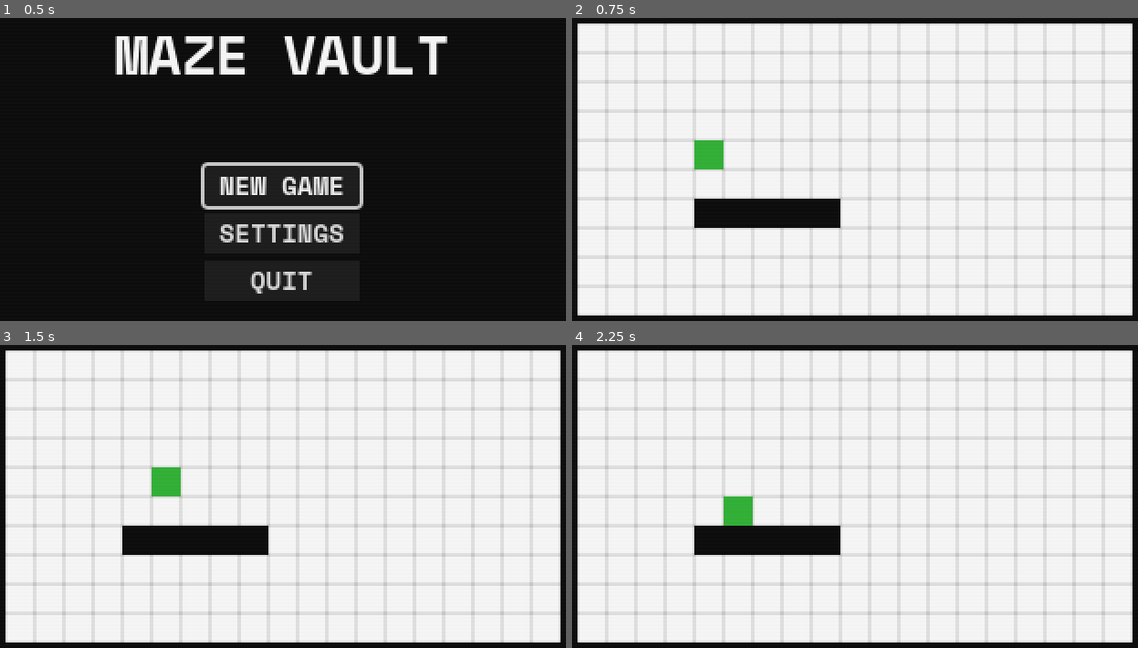
Above: before the commit, frames 1-4 (two rows, left to right).
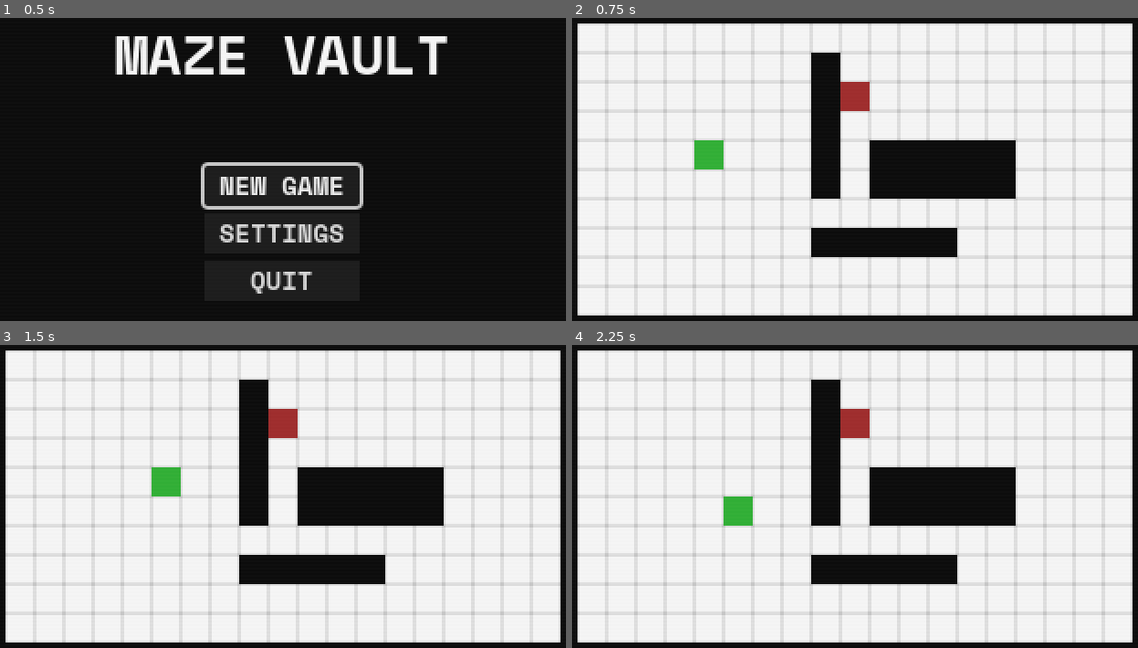
Above: after the commit, the same moments.

Repository: daredakke/maze-vault
Game: Godot game, scene res://scenes/game.tscn
Same seed, same stepped clock (60 frames per second), same inputs: the game is played once before the commit and once after it.
Inputs:
- Up to frame 1 (0.5 s): no input
- Up to frame 2 (0.75 s): click "NEW GAME" at 0.5 s
- Up to frame 3 (1.5 s): tap Enter (ui_accept) at 1.25 s; hold Right (right) from 1.28 s (still down)
- Up to frame 4 (2.25 s): tap Enter (ui_accept) at 1.52, 2 s; release Right (right) at 2.03 s; hold Down (down) from 2.03 s (still down)

Frame 1 is identical in both runs. In frame 2, 13% of the frame differs, in the area x 21-79%, y 11-79%; in frame 3, 13%; in frame 4, 13%.

Commit message:
Robot searches for player

Diff:
--- a/project.godot
+++ b/project.godot
@@ -18,6 +18,7 @@
 [autoload]
 
 Global="*res://scripts/autoload/global.gd"
+EventBus="*res://scripts/autoload/event_bus.gd"
 
 [display]
 
--- a/scenes/game.tscn
+++ b/scenes/game.tscn
@@ -7,6 +7,7 @@
 [ext_resource type="PackedScene" uid="uid://bh36j4ina3tjr" path="res://scenes/wall.tscn" id="5_b62s1"]
 [ext_resource type="Texture2D" uid="uid://q64fopn2ht18" path="res://assets/tiled-grid.png" id="5_d5hoy"]
 [ext_resource type="PackedScene" uid="uid://ciaf6xdrrx2v4" path="res://scenes/player.tscn" id="7_wynie"]
+[ext_resource type="PackedScene" uid="uid://c2uip3188o5lx" path="res://scenes/robot.tscn" id="8_30d8c"]
 
 [node name="Game" type="Node2D"]
 process_mode = 3
@@ -63,10 +64,25 @@
 scale = Vector2(20, 1)
 
 [node name="Wall5" parent="Level/LevelTest/Walls" instance=ExtResource("5_b62s1")]
-position = Vector2(112, 112)
+position = Vector2(176, 128)
 scale = Vector2(5, 1)
+
+[node name="Wall6" parent="Level/LevelTest/Walls" instance=ExtResource("5_b62s1")]
+position = Vector2(208, 80)
+scale = Vector2(5, 1)
+
+[node name="Wall8" parent="Level/LevelTest/Walls" instance=ExtResource("5_b62s1")]
+position = Vector2(208, 96)
+scale = Vector2(5, 1)
+
+[node name="Wall7" parent="Level/LevelTest/Walls" instance=ExtResource("5_b62s1")]
+position = Vector2(144, 64)
+scale = Vector2(1, 5)
 
 [node name="Entities" type="Node2D" parent="Level/LevelTest"]
 
 [node name="Player" parent="Level/LevelTest/Entities" instance=ExtResource("7_wynie")]
 position = Vector2(80, 80)
+
+[node name="Robot" parent="Level/LevelTest/Entities" instance=ExtResource("8_30d8c")]
+position = Vector2(160, 48)
--- a/scenes/player.tscn
+++ b/scenes/player.tscn
@@ -5,9 +5,10 @@
 
 [sub_resource type="RectangleShape2D" id="RectangleShape2D_wp5ws"]
 
-[node name="Player" type="Area2D" node_paths=PackedStringArray("raycast")]
+[node name="Player" type="Area2D" node_paths=PackedStringArray("collision_ray") groups=["player"]]
 script = ExtResource("1_sidmr")
-raycast = NodePath("RayCast2D")
+is_player = true
+collision_ray = NodePath("CollisionRay")
 
 [node name="Sprite2D" type="Sprite2D" parent="."]
 modulate = Color(0.160784, 0.701961, 0.180392, 1)
@@ -17,4 +18,6 @@
 scale = Vector2(0.8, 0.8)
 shape = SubResource("RectangleShape2D_wp5ws")
 
-[node name="RayCast2D" type="RayCast2D" parent="."]
+[node name="CollisionRay" type="RayCast2D" parent="."]
+target_position = Vector2(0, 0)
+collide_with_areas = true
--- /dev/null
+++ b/scenes/robot.tscn
@@ -0,0 +1,31 @@
+[gd_scene load_steps=4 format=3 uid="uid://c2uip3188o5lx"]
+
+[ext_resource type="Script" path="res://scripts/robot.gd" id="1_27bsu"]
+[ext_resource type="Texture2D" uid="uid://cvtdjtmyenki0" path="res://assets/square-white-16.png" id="2_8mobu"]
+
+[sub_resource type="RectangleShape2D" id="RectangleShape2D_dixpw"]
+
+[node name="Robot" type="Area2D" node_paths=PackedStringArray("player_ray", "collision_ray")]
+script = ExtResource("1_27bsu")
+player_ray = NodePath("PlayerRay")
+collision_ray = NodePath("CollisionRay")
+
+[node name="Sprite2D" type="Sprite2D" parent="."]
+modulate = Color(0.631373, 0.141176, 0.141176, 1)
+texture = ExtResource("2_8mobu")
+
+[node name="CollisionShape2D" type="CollisionShape2D" parent="."]
+scale = Vector2(0.8, 0.8)
+shape = SubResource("RectangleShape2D_dixpw")
+
+[node name="CollisionRay" type="RayCast2D" parent="."]
+target_position = Vector2(0, 0)
+collide_with_areas = true
+
+[node name="PlayerRay" type="RayCast2D" parent="."]
+target_position = Vector2(0, 0)
+collide_with_areas = true
+
+[node name="SearchDelay" type="Timer" parent="."]
+wait_time = 0.05
+one_shot = true
--- /dev/null
+++ b/scripts/autoload/event_bus.gd
@@ -0,0 +1,4 @@
+extends Node
+
+
+signal player_moved
--- a/scripts/entity.gd
+++ b/scripts/entity.gd
@@ -4,28 +4,32 @@
 
 const GRID_SIZE: int = 16
 
-@export var raycast: RayCast2D
+@export var is_player: bool = false
+@export var collision_ray: RayCast2D
 
-var is_controlled: bool = false
+var directions: Dictionary = {
+	"right": Vector2.RIGHT,
+	"down": Vector2.DOWN,
+	"left": Vector2.LEFT,
+	"up": Vector2.UP,
+}
 
 
 func _process(_delta: float) -> void:
-	if is_controlled:
-		if Input.is_action_just_pressed("right"):
-			_move(Vector2.RIGHT)
-		elif Input.is_action_just_pressed("down"):
-			_move(Vector2.DOWN)
-		elif Input.is_action_just_pressed("left"):
-			_move(Vector2.LEFT)
-		elif Input.is_action_just_pressed("up"):
-			_move(Vector2.UP)
+	for dir in directions.keys():
+		if Input.is_action_just_pressed(dir):
+			if is_player:
+				_move(directions[dir])
+				EventBus.player_moved.emit()
+			else:
+				call_deferred("_move", directions[dir])
 
 
 func _move(dir: Vector2) -> void:
-	raycast.target_position = dir * GRID_SIZE
-	raycast.force_raycast_update()
+	collision_ray.target_position = dir * GRID_SIZE
+	collision_ray.force_raycast_update()
 
-	if not raycast.is_colliding():
+	if not collision_ray.is_colliding():
 		position += dir * GRID_SIZE
 	else:
-		print(raycast.get_collider())
+		print_debug(collision_ray.get_collider())
--- a/scripts/player.gd
+++ b/scripts/player.gd
@@ -2,9 +2,5 @@
 extends Entity
 
 
-func _ready() -> void:
-	is_controlled = true
-
-
 func _process(_delta: float) -> void:
 	super._process(_delta)
--- /dev/null
+++ b/scripts/robot.gd
@@ -0,0 +1,60 @@
+class_name Robot
+extends Entity
+
+
+@export var player_ray: RayCast2D
+
+var is_controlled: bool = false
+var _collider = null
+var _count: int = 1
+var _last_player_direction: Vector2
+var _steps_to_move: int = 0
+
+@onready var search_delay: Timer = $SearchDelay
+
+
+func _ready() -> void:
+	EventBus.player_moved.connect(_delay_search)
+	search_delay.timeout.connect(_look_for_player)
+
+
+func _process(_delta: float) -> void:
+	if is_controlled:
+		super._process(_delta)
+		return
+
+
+# Wait before searching so the robot moves after the player does
+func _delay_search() -> void:
+	search_delay.start()
+
+
+func _look_for_player() -> void:
+	if is_controlled:
+		return
+
+	for dir in directions:
+		while true:
+			player_ray.target_position = directions[dir] * (GRID_SIZE * _count)
+			player_ray.force_raycast_update()
+
+			_collider = player_ray.get_collider()
+			_count += 1
+
+			if not _collider:
+				continue
+
+			if _collider.is_in_group("wall"):
+				_count = 1
+				break
+
+			if _collider.is_in_group("player"):
+				_steps_to_move = _count - 2
+				_count = 1
+				_last_player_direction = directions[dir]
+				position += _last_player_direction * GRID_SIZE
+				return
+
+	if _steps_to_move > 0:
+		position += _last_player_direction * GRID_SIZE
+		_steps_to_move -= 1
Not shown: 1 places in scenes/game.tscn that only renumber resources
